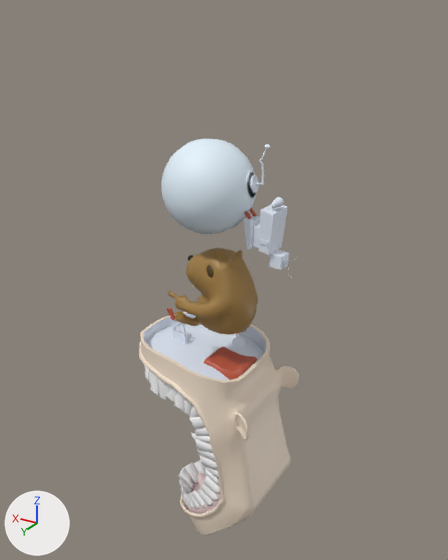
An edit to the FBX model Maya/assets/GophOverLapExp.fbx, drawn before and after from the same camera.
Before and after are seen from a 50 mm camera at (-0.143, 0.222, 0.252) aimed at (-0.006, -0.006, 0.137). The lights are fixed; the arrows at lower left show +X, +Y and +Z. Where no turn or scale is listed for an object, it has been applied to the vertices.

The older version as bpy lines, for what is in view:
```python
ob_backpack = bpy.data.objects.new('Backpack', me_mesh_004)
ob_backpack.location = (-0.0342, -0.0007, 0.1676)
ob_botton1 = bpy.data.objects.new('Botton1', me_mesh_012)
ob_botton1.location = (-0.0307, 0.0049, 0.1643)
ob_box = bpy.data.objects.new('Box', me_mesh_013)
ob_box.location = (-0.0358, 0.0005, 0.1562)
ob_button2 = bpy.data.objects.new('Button2', me_mesh_011)
ob_button2.location = (-0.033, 0.0052, 0.1641)
ob_goph = bpy.data.objects.new('Goph', me_mesh)
ob_goph.location = (-0.0076, 0.0, 0.1351)
ob_heed = bpy.data.objects.new('Heed', me_mesh_021)
ob_heed.location = (-0.0017, 0.0, 0.0556)
ob_lstrap = bpy.data.objects.new('LStrap', me_mesh_005)
ob_lstrap.location = (-0.0221, 0.0013, 0.1735)
ob_rstrap = bpy.data.objects.new('RStrap', me_mesh_006)
ob_rstrap.location = (-0.022, -0.0029, 0.1736)
ob_thingy = bpy.data.objects.new('Thingy', me_mesh_007)
ob_thingy.location = (-0.0349, 0.0001, 0.1802)
# also in view: 'Orb' at (-0.005, 0.0, 0.183); 'Chair' at (-0.013, 0.0, 0.098)
```
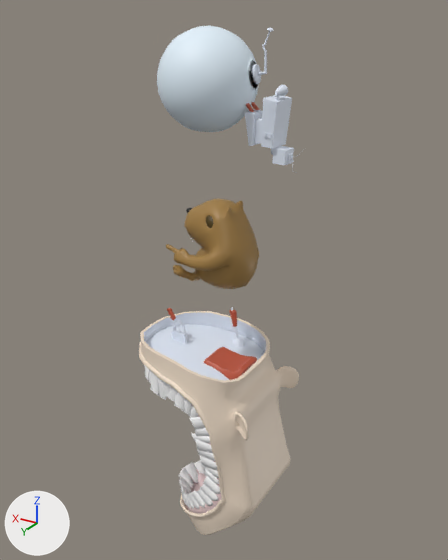
Location of each change, [x1, y1, x2, y2] in pixels of the pictures (448 x 560 px):
'Orb', moved: before [161, 139, 270, 235]; after [157, 26, 273, 132]
'Goph', moved: before [168, 248, 258, 334]; after [166, 198, 259, 289]
'Backpack', moved: before [243, 205, 288, 255]; after [245, 95, 292, 149]
'Box', moved: before [269, 250, 289, 270]; after [272, 146, 294, 165]
'Thingy', moved: before [271, 197, 284, 209]; after [275, 84, 288, 97]
'Patch', moved: before [264, 213, 279, 222]; after [266, 101, 283, 110]
'LStrap', moved: before [244, 211, 253, 220]; after [245, 103, 255, 113]
'RStrap', moved: before [249, 207, 258, 217]; after [251, 102, 260, 111]
'Button2', moved: before [264, 240, 269, 246]; after [267, 133, 272, 139]
'Botton1', moved: before [260, 239, 264, 245]; after [262, 132, 267, 138]

What the commit changed:
Object 'LStrap' (ob_lstrap) moves from (-0.0221, 0.0013, 0.1735) to (-0.0221, 0.0013, 0.2176).
Object 'Goph' (ob_goph) moves from (-0.0076, 0.0, 0.1351) to (-0.0076, 0.0, 0.1579).
Object 'Box' (ob_box) moves from (-0.0358, 0.0005, 0.1562) to (-0.0358, 0.0005, 0.2003).
Object 'Backpack' (ob_backpack) moves from (-0.0342, -0.0007, 0.1676) to (-0.0342, -0.0007, 0.2116).
Object 'Button2' (ob_button2) moves from (-0.033, 0.0052, 0.1641) to (-0.033, 0.0052, 0.2082).
Object 'Patch' (ob_patch) moves from (-0.0338, 0.0032, 0.1755) to (-0.0338, 0.0032, 0.2196).
Object 'Botton1' (ob_botton1) moves from (-0.0307, 0.0049, 0.1643) to (-0.0307, 0.0049, 0.2083).
Object 'Orb' (ob_orb) moves from (-0.0061, -0.0006, 0.1833) to (-0.0061, -0.0006, 0.2273).
Object 'Thingy' (ob_thingy) moves from (-0.0349, 0.0001, 0.1802) to (-0.0349, 0.0001, 0.2242).
Object 'RStrap' (ob_rstrap) moves from (-0.022, -0.0029, 0.1736) to (-0.022, -0.0029, 0.2177).
